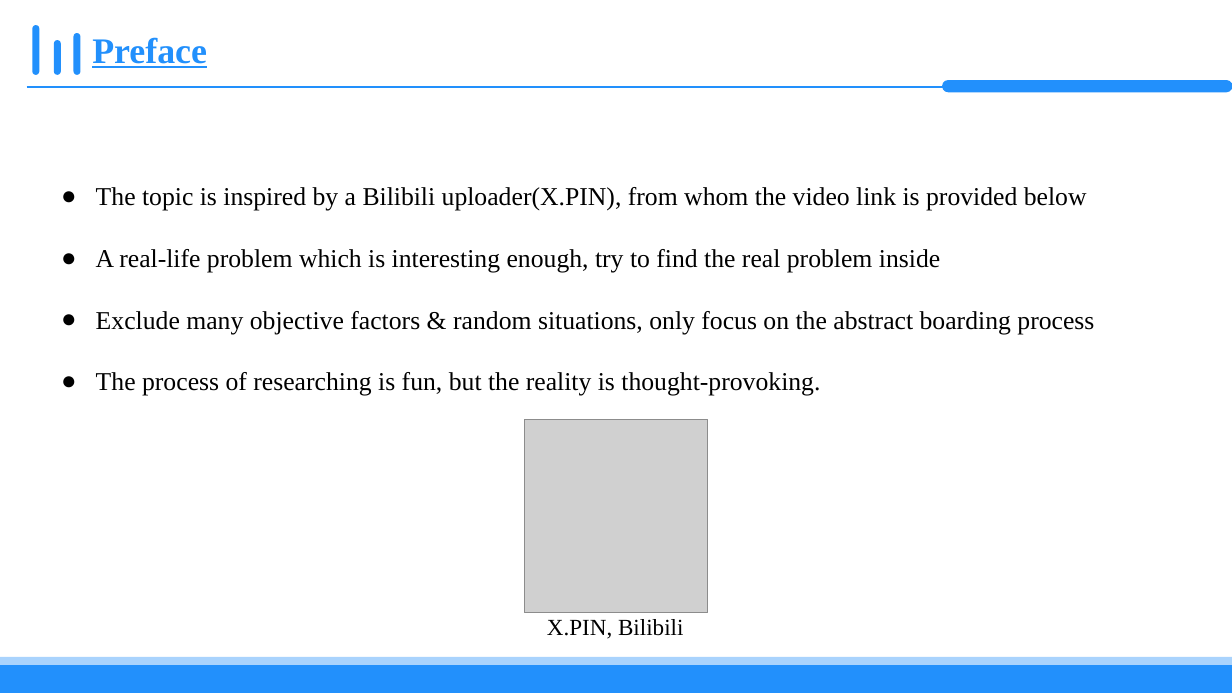
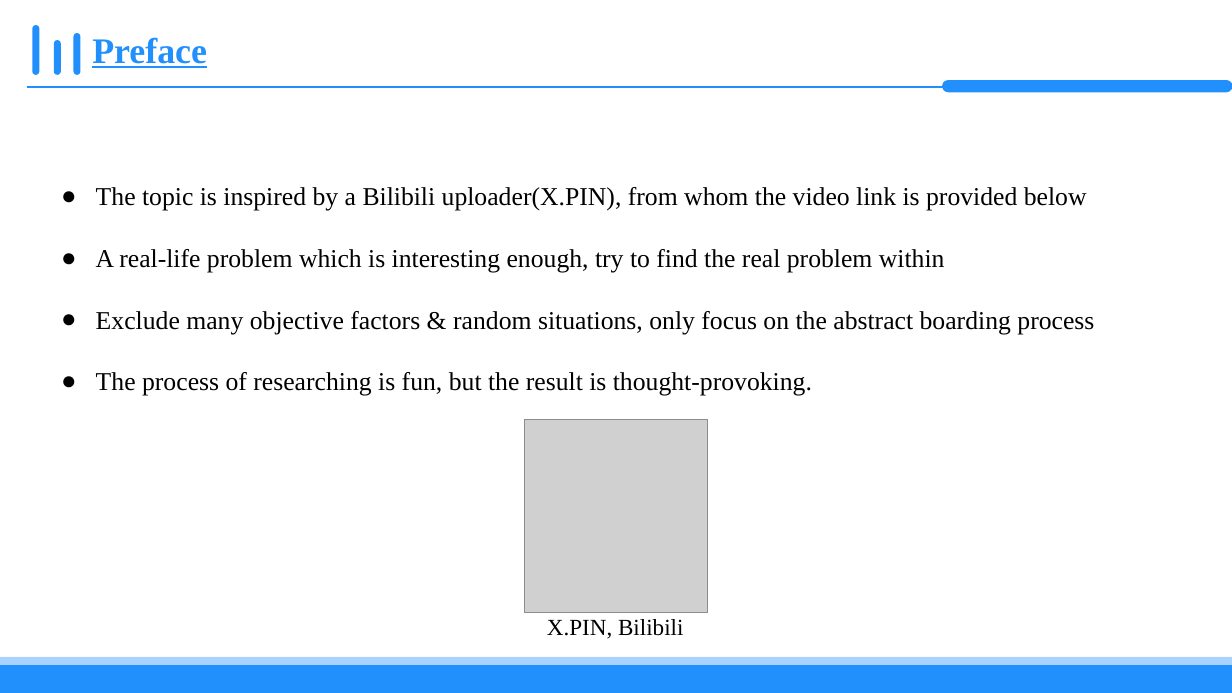
Before and after one commit to baocheng1989/CPS-5440-W01-FA24, a slide deck: slide 3 of project/presentation.pptx. Drawn at 1232x693 pixels with LibreOffice and Linux fonts; fonts in the diff are those of the drawing; grey boxes stand for pictures; background and template pictures are left out. Boxes give left, top, right and bottom in pixels: in the first picture for what was removed or moved away, otherwise in the second. Text is boxed around its words. In the diff, an @@ line names an element or a change of style, - is before the commit and + after.

Commit message:
some changes

```diff
--- a/project/presentation.pptx
+++ b/project/presentation.pptx
@@ text at bbox=[96, 249, 945, 273]: text changed @@
-● A real-life problem which is interesting enough, try to find the real problem inside
+● A real-life problem which is interesting enough, try to find the real problem within
@@ text at bbox=[96, 372, 812, 396]: text changed @@
-● The process of researching is fun, but the reality is thought-provoking.
+● The process of researching is fun, but the result is thought-provoking.
```
Also in this commit, not shown: 3 other slides changed.
